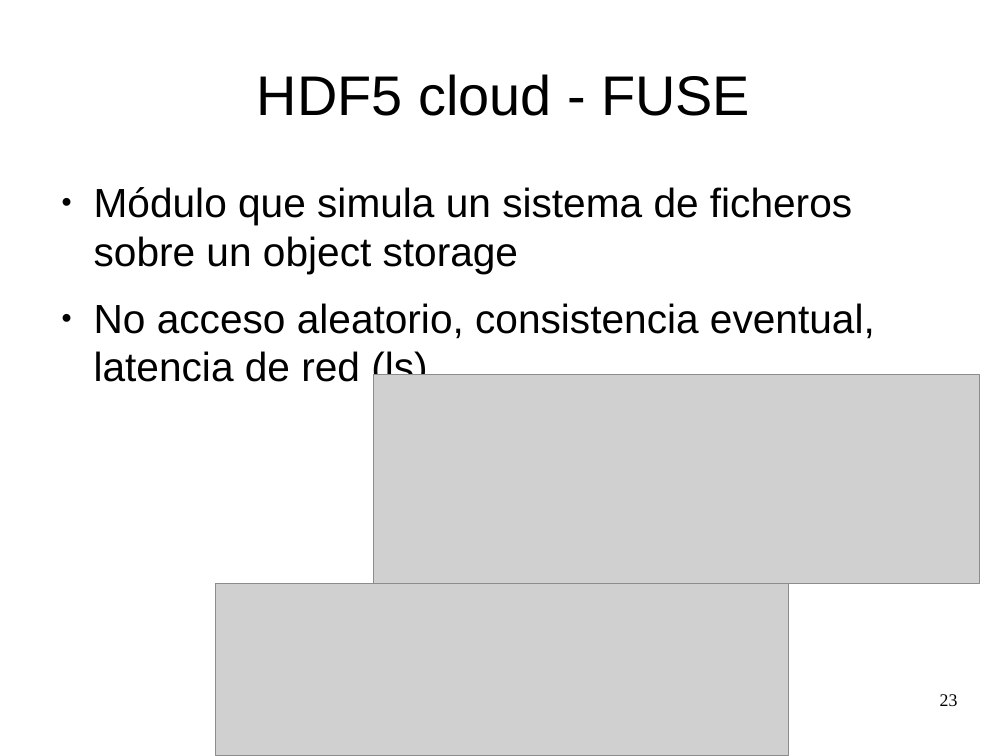
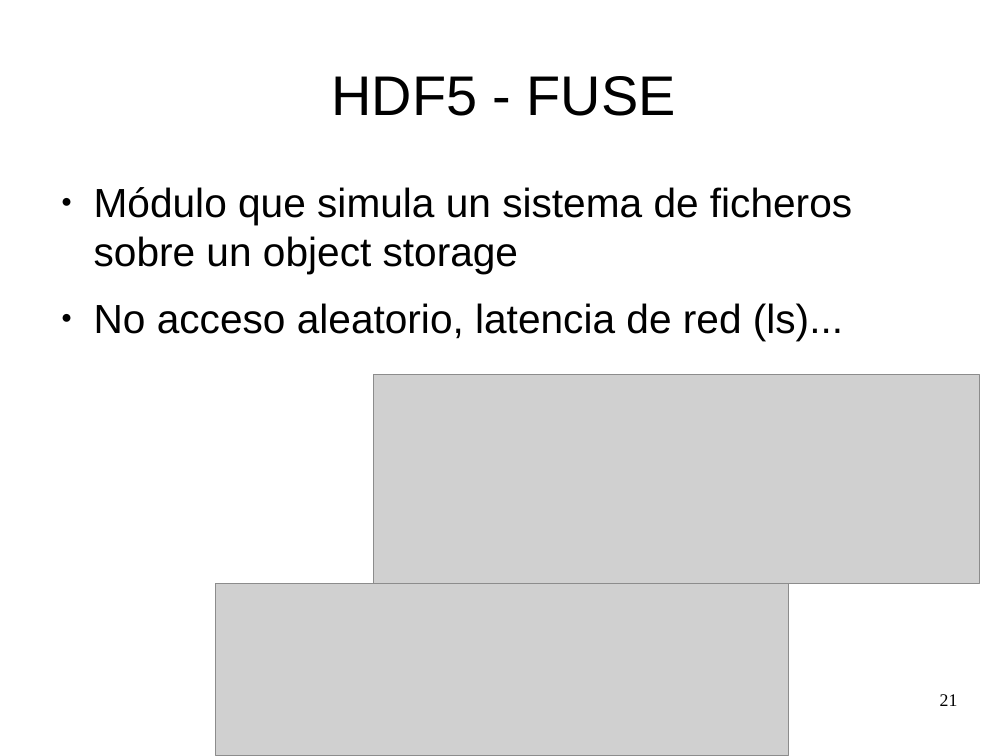
Before and after one commit to zequihg50/tfm, a slide deck: slide 21 of presentacion.odp (slide 23 before the commit). Drawn at 1008x756 pixels with LibreOffice and Linux fonts; fonts in the diff are those of the drawing; grey boxes stand for pictures. Boxes give left, top, right and bottom in pixels: in the first picture for what was removed or moved away, otherwise in the second. Text is boxed around its words. In the diff, an @@ line names an element or a change of style, - is before the commit and + after.

```diff
--- a/presentacion.odp
+++ b/presentacion.odp
@@ title at [332, 76, 676, 116]: text changed @@
-HDF5 cloud - FUSE
+HDF5 - FUSE
@@ text at [94, 303, 843, 340]: text changed @@
-● No acceso aleatorio, consistencia eventual, latencia de red (ls)...
+● No acceso aleatorio, latencia de red (ls)...
@@ page number at [940, 694, 958, 706]: text changed @@
-23
+21
```
Also in this commit, not shown: 16 other slides changed, 1 slide added, 4 slides removed, 1 other file.
